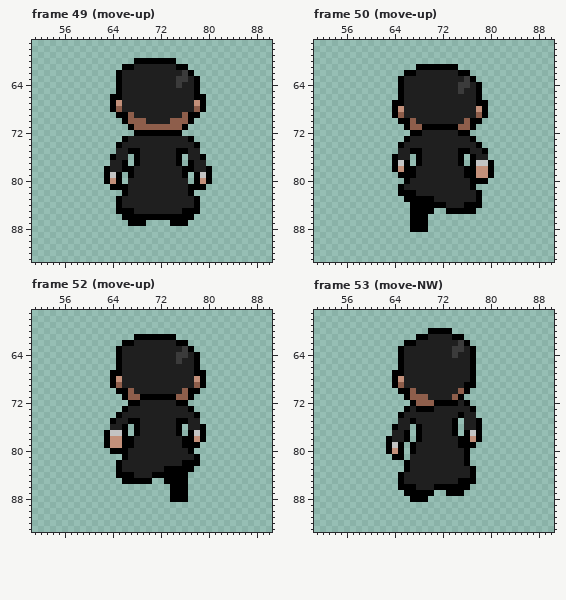
A pixel-art file gets an edit: assets/entities/characters/player/player.ase. The first picture shows the starting point.
144x144 pixels, 217 frames. Shown: frame 49 (move-up): x 51..90, y 57..93; frame 50 (move-up): x 51..90, y 57..93; frame 52 (move-up): x 51..90, y 57..93; frame 53 (move-NW): x 51..90, y 57..93. The commit also changed other frames, which this record leaves out.
The same view after the edit:
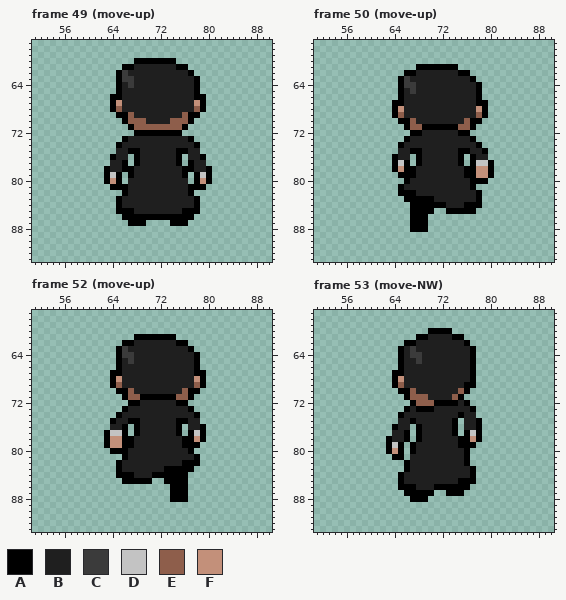
Palette (. is transparent): A #000000  B #1f1f1f  C #3b3b3b  D #c3c3c3  E #8e5e4b  F #c3907a
Change:
{"where": "frame 49 (move-up), layer \"Layer 1\""}
{"frame":49,"y":62,"x":66,"old":"B","new":"C"}
{"frame":49,"y":62,"x":76,"old":"C","new":"B"}
{"frame":49,"y":63,"x":66,"old":"BB","new":"CC"}
{"frame":49,"y":63,"x":75,"old":"CC","new":"BB"}
{"frame":49,"y":64,"x":67,"old":"B","new":"C"}
{"frame":49,"y":64,"x":75,"old":"C","new":"B"}
{"where": "frame 50 (move-up), layer \"Layer 1\""}
{"frame":50,"y":63,"x":66,"old":"B","new":"C"}
{"frame":50,"y":63,"x":76,"old":"C","new":"B"}
{"frame":50,"y":64,"x":66,"old":"BB","new":"CC"}
{"frame":50,"y":64,"x":75,"old":"CC","new":"BB"}
{"frame":50,"y":65,"x":67,"old":"B","new":"C"}
{"frame":50,"y":65,"x":75,"old":"C","new":"B"}
{"where": "frame 52 (move-up), layer \"Layer 1\""}
{"frame":52,"y":63,"x":66,"old":"B","new":"C"}
{"frame":52,"y":63,"x":76,"old":"C","new":"B"}
{"frame":52,"y":64,"x":66,"old":"BB","new":"CC"}
{"frame":52,"y":64,"x":75,"old":"CC","new":"BB"}
{"frame":52,"y":65,"x":67,"old":"B","new":"C"}
{"frame":52,"y":65,"x":75,"old":"C","new":"B"}
{"where": "frame 53 (move-NW), layer \"Layer 1\""}
{"frame":53,"y":62,"x":75,"old":"C","new":"B"}
{"frame":53,"y":63,"x":67,"old":"B","new":"C"}
{"frame":53,"y":63,"x":74,"old":"CC","new":"BB"}
{"frame":53,"y":64,"x":67,"old":"BB","new":"CC"}
{"frame":53,"y":64,"x":74,"old":"C","new":"B"}
{"frame":53,"y":65,"x":68,"old":"B","new":"C"}
